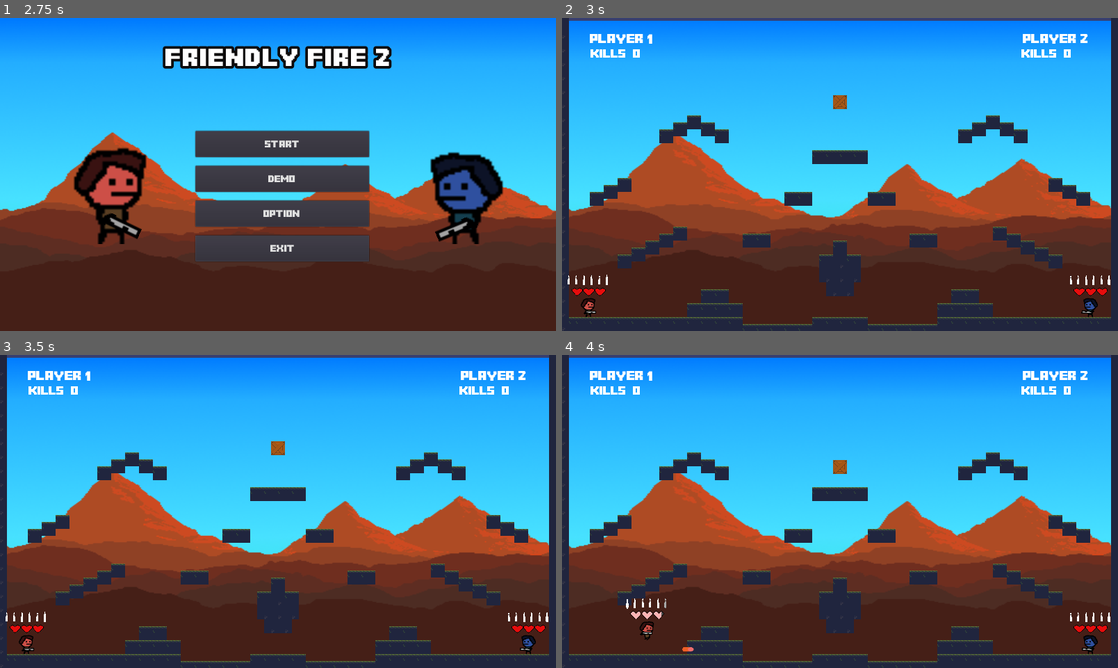
Above: before the commit, frames 1-4 (two rows, left to right).
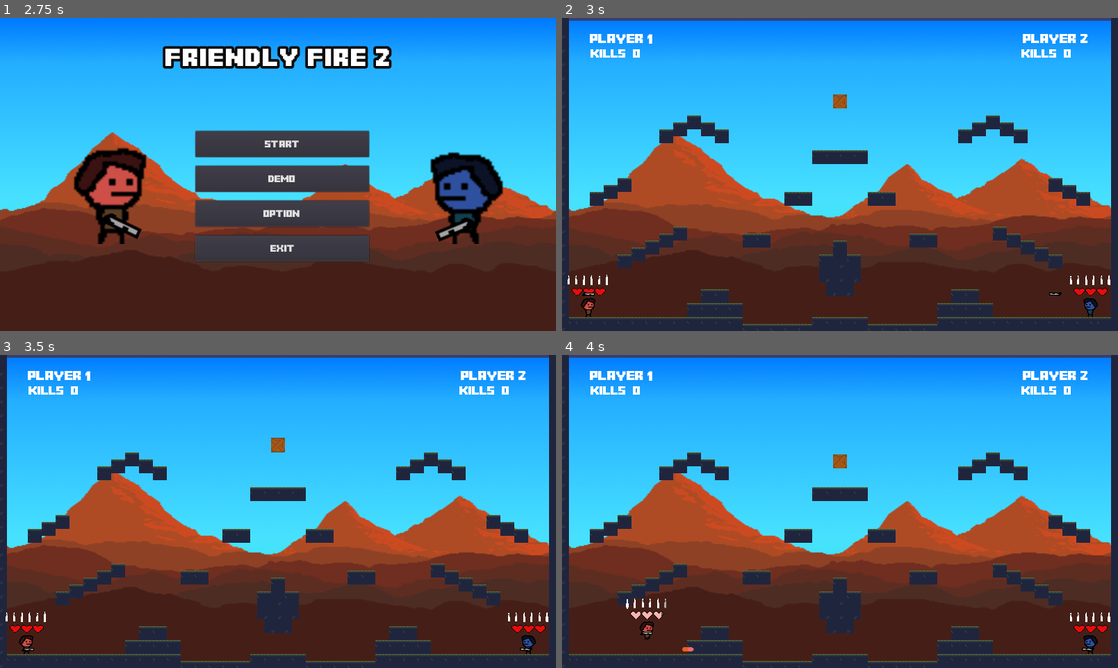
Above: after the commit, the same moments.

Repository: Toefge/InteraktiveSysteme
Game: Godot game, scene res://Menu/Menu.tscn
Same seed, same stepped clock (60 frames per second), same inputs: the game is played once before the commit and once after it.
Inputs (mouse positions are in pixels of both pictures, inside the frame that each line leads up to):
- Up to frame 1 (2.75 s): click "Option" at 0.5 s; click "Demo" at 1.25 s; click "Back" at 2 s
- Up to frame 2 (3 s): click "Start" at 2.75 s
- Up to frame 3 (3.5 s): no input
- Up to frame 4 (4 s): move the mouse to (962, 495) at 3.52 s; hold D (right) from 3.53 s (still down); tap Space (fire) at 3.6 s; tap W (up) at 3.77 s

Frame 1 is identical in both runs. In frame 2, 0.1% of the frame differs, in the area x 3-96%, y 24-95%; in frame 3, less than 0.1%; in frame 4, 0.1%.

Commit message:
Sound angepasst und Box Drop erhöht

Diff:
--- a/Demo/DemoGame.gd
+++ b/Demo/DemoGame.gd
@@ -8,10 +8,12 @@
 
 
 func _on_Button_pressed():
+	$ButtonClick.play()
+	yield(get_tree().create_timer(0.1), "timeout")
 	queue_free()
 	get_tree().change_scene("res://Menu/Menu.tscn")
 
 
 func _on_Button_mouse_entered():
-	$Buttonsound.play()
+	$ButtonHover.play()
 	pass # Replace with function body.
--- a/Demo/DemoGame.tscn
+++ b/Demo/DemoGame.tscn
@@ -10,7 +10,8 @@
 [ext_resource path="res://CollectableItems/SpawnItems.tscn" type="PackedScene" id=8]
 [ext_resource path="res://assets/MinecraftTitle.ttf" type="DynamicFontData" id=9]
 [ext_resource path="res://Demo/DemoGame.gd" type="Script" id=10]
-[ext_resource path="res://Sound/29301__junggle__btn121.wav" type="AudioStream" id=11]
+[ext_resource path="res://Sound/ButtonClick.wav" type="AudioStream" id=11]
+[ext_resource path="res://Sound/ButtonHover.wav" type="AudioStream" id=12]
 
 [sub_resource type="ConvexPolygonShape2D" id=1]
 points = PoolVector2Array( 0, 0, 32, 0, 32, 32, 0, 32 )
@@ -685,7 +686,10 @@
 "_edit_use_anchors_": false
 }
 
-[node name="Buttonsound" type="AudioStreamPlayer2D" parent="."]
+[node name="ButtonHover" type="AudioStreamPlayer2D" parent="."]
+stream = ExtResource( 12 )
+
+[node name="ButtonClick" type="AudioStreamPlayer2D" parent="."]
 stream = ExtResource( 11 )
 
 [connection signal="killed" from="player1" to="HUD" method="_on_player1_killed"]
--- a/Menu/Menu.gd
+++ b/Menu/Menu.gd
@@ -6,18 +6,26 @@
 
 
 func _on_ButtonStart_pressed():
+	$ButtonClick.play()
+	yield(get_tree().create_timer(0.1), "timeout")
 	get_tree().change_scene("res://MainGame/mainGame.tscn")
 
 
 func _on_ButtonExit_pressed():
+	$ButtonClick.play()
+	yield(get_tree().create_timer(0.1), "timeout")
 	get_tree().quit()
 
 
 func _on_ButtonDemo_pressed():
+	$ButtonClick.play()
+	yield(get_tree().create_timer(0.1), "timeout")
 	get_tree().change_scene("res://Demo/DemoGame.tscn")
 
 
 func _on_ButtonOption_pressed():
+	$ButtonClick.play()
+	yield(get_tree().create_timer(0.1), "timeout")
 	var options_menu = load("res://Menu/OptionMenu.tscn").instance()
 	add_child(options_menu)
 	get_node("OptionMenu").connect("CloseOptionMenu", self, "CloseOptionMenu")
@@ -28,20 +36,20 @@
 
 
 func _on_ButtonStart_mouse_entered():
-	$Buttonsound.play()
+	$ButtonHover.play()
 	pass # Replace with function body.
 
 
 func _on_ButtonOption_mouse_entered():
-	$Buttonsound.play()
+	$ButtonHover.play()
 	pass # Replace with function body.
 
 
 func _on_ButtonDemo_mouse_entered():
-	$Buttonsound.play()
+	$ButtonHover.play()
 	pass # Replace with function body.
 
 
 func _on_ButtonExit_mouse_entered():
-	$Buttonsound.play()
+	$ButtonHover.play()
 	pass # Replace with function body.
--- a/Menu/Menu.tscn
+++ b/Menu/Menu.tscn
@@ -1,8 +1,8 @@
-[gd_scene load_steps=26 format=2]
+[gd_scene load_steps=27 format=2]
 
 [ext_resource path="res://Menu/Menu.gd" type="Script" id=1]
 [ext_resource path="res://assets/back.PNG" type="Texture" id=2]
-[ext_resource path="res://Sound/29301__junggle__btn121.wav" type="AudioStream" id=3]
+[ext_resource path="res://Sound/ButtonClick.wav" type="AudioStream" id=3]
 [ext_resource path="res://assets/sPlayer.png" type="Texture" id=4]
 [ext_resource path="res://assets/sPlayer_r_strip4.png" type="Texture" id=5]
 [ext_resource path="res://assets/sPlayer_a_strip2.png" type="Texture" id=6]
@@ -10,6 +10,7 @@
 [ext_resource path="res://Menu/GunLookAt.gd" type="Script" id=8]
 [ext_resource path="res://assets/sGun.png" type="Texture" id=9]
 [ext_resource path="res://Sound/Path to Lake Land.ogg" type="AudioStream" id=10]
+[ext_resource path="res://Sound/ButtonHover.wav" type="AudioStream" id=11]
 
 [sub_resource type="DynamicFontData" id=1]
 font_path = "res://assets/MinecraftTitle.ttf"
@@ -234,8 +235,12 @@
 flip_v = true
 script = ExtResource( 8 )
 
-[node name="Buttonsound" type="AudioStreamPlayer2D" parent="."]
+[node name="ButtonHover" type="AudioStreamPlayer2D" parent="."]
+stream = ExtResource( 11 )
+
+[node name="ButtonClick" type="AudioStreamPlayer2D" parent="."]
 stream = ExtResource( 3 )
+
 [connection signal="mouse_entered" from="ButtonStart" to="." method="_on_ButtonStart_mouse_entered"]
 [connection signal="pressed" from="ButtonStart" to="." method="_on_ButtonStart_pressed"]
 [connection signal="mouse_entered" from="ButtonOption" to="." method="_on_ButtonOption_mouse_entered"]
--- a/Menu/OptionMenu.tscn
+++ b/Menu/OptionMenu.tscn
@@ -1,11 +1,12 @@
-[gd_scene load_steps=19 format=2]
+[gd_scene load_steps=20 format=2]
 
 [ext_resource path="res://OptionMenu.gd" type="Script" id=1]
 [ext_resource path="res://assets/back.PNG" type="Texture" id=2]
-[ext_resource path="res://Sound/29301__junggle__btn121.wav" type="AudioStream" id=3]
+[ext_resource path="res://Sound/ButtonClick.wav" type="AudioStream" id=3]
 [ext_resource path="res://Menu/Musicvolume.gd" type="Script" id=4]
 [ext_resource path="res://assets/Control png files/WASDkey.png" type="Texture" id=5]
 [ext_resource path="res://assets/Control png files/Arrowkey.png" type="Texture" id=6]
+[ext_resource path="res://Sound/ButtonHover.wav" type="AudioStream" id=7]
 
 [sub_resource type="DynamicFontData" id=1]
 font_path = "res://assets/MinecraftTitle.ttf"
@@ -321,7 +322,10 @@
 "_edit_use_anchors_": false
 }
 
-[node name="Buttonsound" type="AudioStreamPlayer2D" parent="."]
+[node name="ButtonHover" type="AudioStreamPlayer2D" parent="."]
+stream = ExtResource( 7 )
+
+[node name="ButtonClick" type="AudioStreamPlayer2D" parent="."]
 stream = ExtResource( 3 )
 
 [connection signal="mouse_entered" from="ButtonBack" to="." method="_on_ButtonBack_mouse_entered"]
--- a/OptionMenu.gd
+++ b/OptionMenu.gd
@@ -3,11 +3,10 @@
 
 
 func _on_Button_pressed():
+	$ButtonClick.play()
+	yield(get_tree().create_timer(0.1), "timeout")
 	emit_signal("CloseOptionMenu")
 
 
-
-
-
 func _on_ButtonBack_mouse_entered():
-	$Buttonsound.play()
+	$ButtonHover.play()
Not shown: 1 places in Demo/DemoGame.tscn that only renumber resources
Not shown, removed: Sound/29301__junggle__btn121.wav.import
Not shown, added: Sound/ButtonClick.wav.import
Not shown, added: Sound/ButtonHover.wav.import
Not shown, removed: Sound/29301__junggle__btn121.wav
Not shown, added: Sound/ButtonClick.wav
Not shown, added: Sound/ButtonHover.wav
